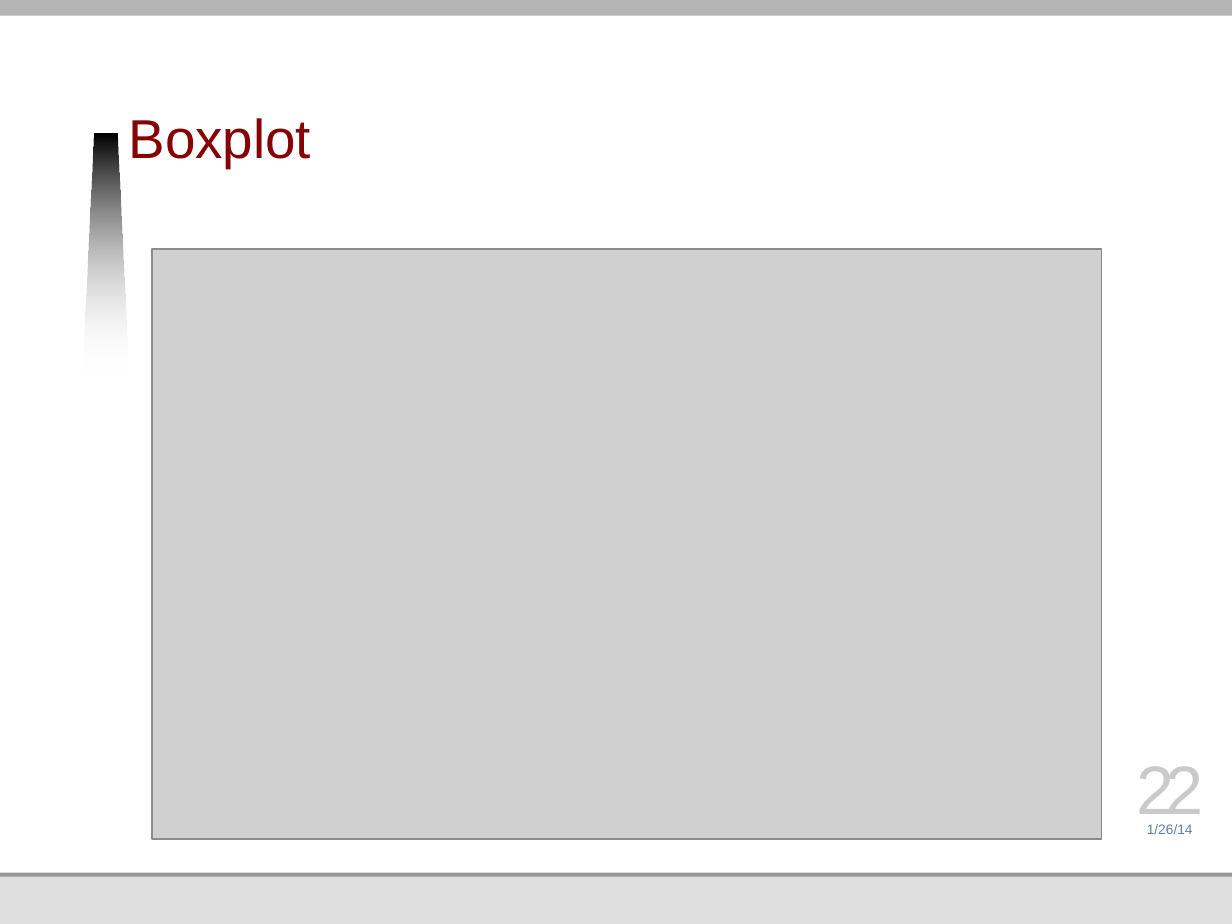
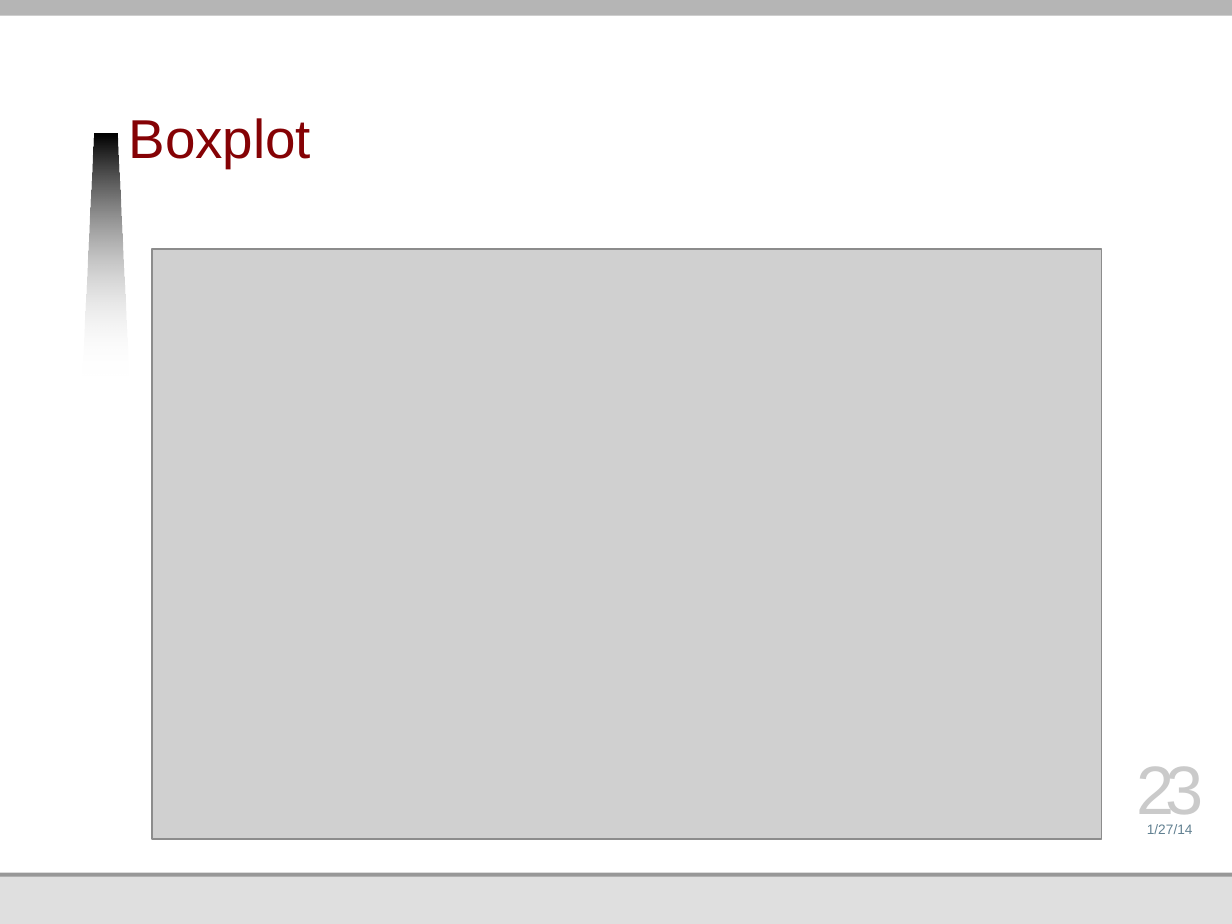
Before and after one commit to jmankoff/data, a slide deck: slide 23 of Lectures/6 Exploration.pptx (slide 22 before the commit). Drawn at 1232x924 pixels with LibreOffice and Linux fonts; fonts in the diff are those of the drawing; grey boxes stand for pictures; background and template pictures are left out. Boxes give left, top, right and bottom in pixels: in the first picture for what was removed or moved away, otherwise in the second. Text is boxed around its words. In the diff, an @@ line names an element or a change of style, - is before the commit and + after.

Commit message:
Lecture Slides for wk of 1/27

```diff
--- a/Lectures/6 Exploration.pptx
+++ b/Lectures/6 Exploration.pptx
@@ page number at (1136, 766, 1204, 827): text changed @@
-22
+23
@@ text at (1147, 824, 1193, 834): text changed @@
-1/26/14
+1/27/14
```
Also in this commit, not shown: 32 other slides changed, 1 slide added, 1 other file.
